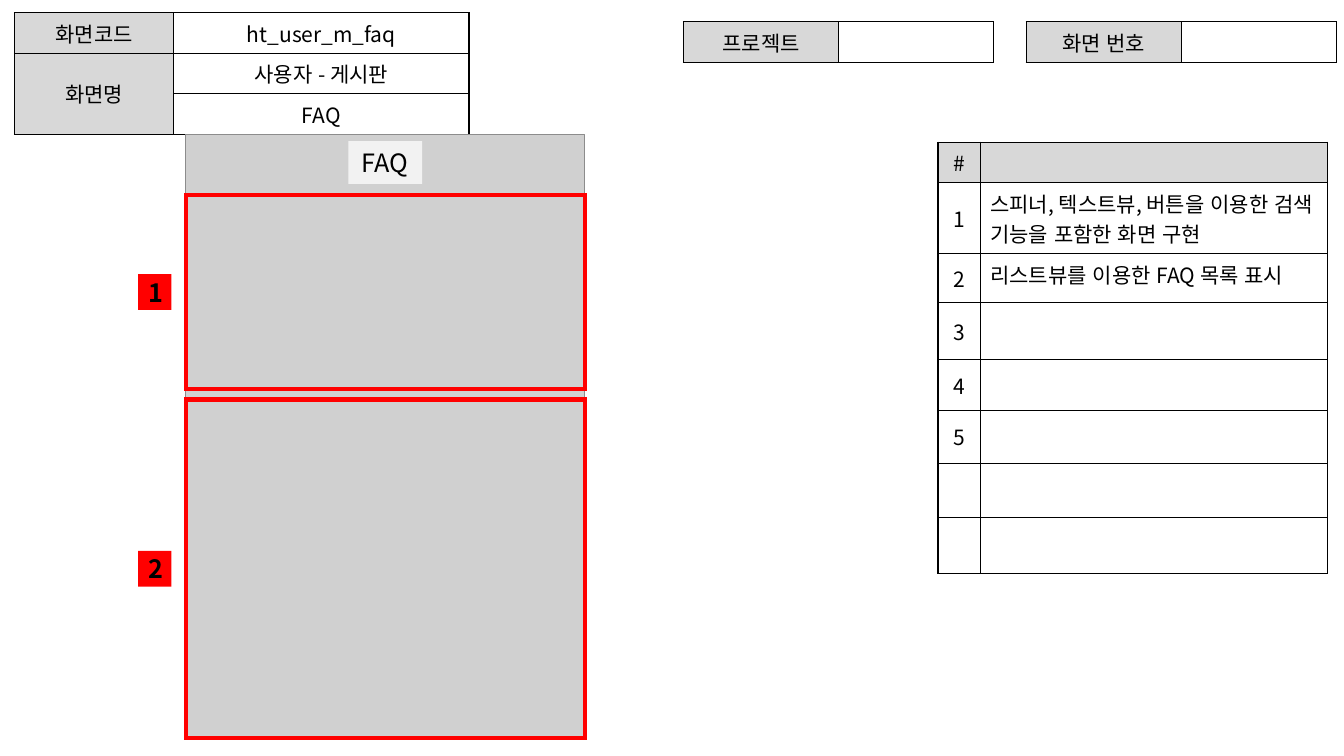
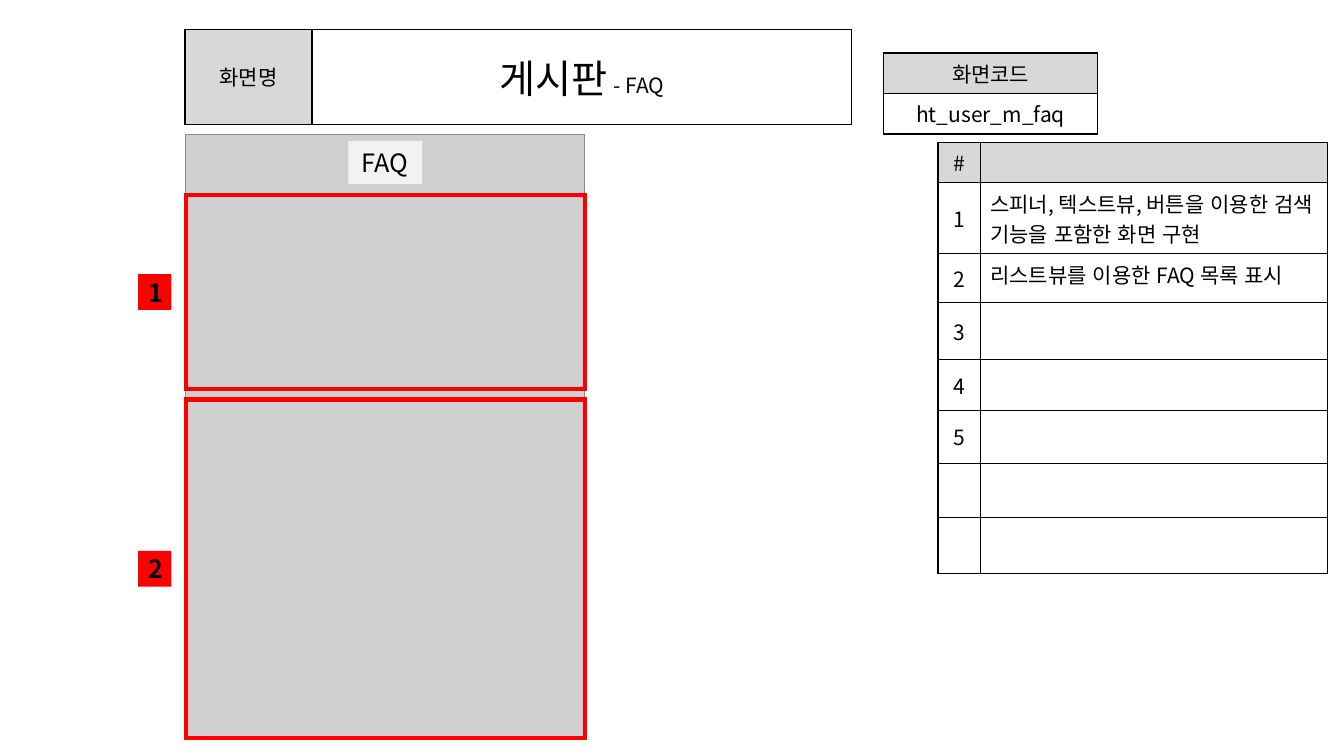
Before and after one commit to ezenteam2/e-Zone, a slide deck: slide 7 of 0 발표용 파워포인트/project05 - 파워포인트 종합 - 현태.pptx. Drawn at 1344x756 pixels with LibreOffice and Linux fonts; fonts in the diff are those of the drawing; grey boxes stand for pictures. Boxes give left, top, right and bottom in pixels: in the first picture for what was removed or moved away, otherwise in the second. Text is boxed around its words. In the diff, an @@ line names an element or a change of style, - is before the commit and + after.

```diff
--- a/0 발표용 파워포인트/project05 - 파워포인트 종합 - 현태.pptx
+++ b/0 발표용 파워포인트/project05 - 파워포인트 종합 - 현태.pptx
@@ table at (x1=186, y1=29, x2=852, y2=124) @@
-row 1: 화면코드 | ht_user_m_faq
-row 2: 화면명 | 사용자 - 게시판
-row 3:  | FAQ
+row 1: 화면명 | 게시판 - FAQ
@@ table resized from (x1=14, y1=13, x2=469, y2=131) to (x1=186, y1=29, x2=852, y2=124) @@
@@ table removed at (x1=684, y1=22, x2=994, y2=57), 1 rows, 2 columns @@
-프로젝트 | 
@@ table removed at (x1=1026, y1=22, x2=1337, y2=57), 1 rows, 2 columns @@
-화면 번호 | 
@@ table added at (x1=884, y1=53, x2=1099, y2=131), 2 rows, 1 columns @@
+화면코드
+ht_user_m_faq
```
Also in this commit, not shown: 20 other slides changed.
